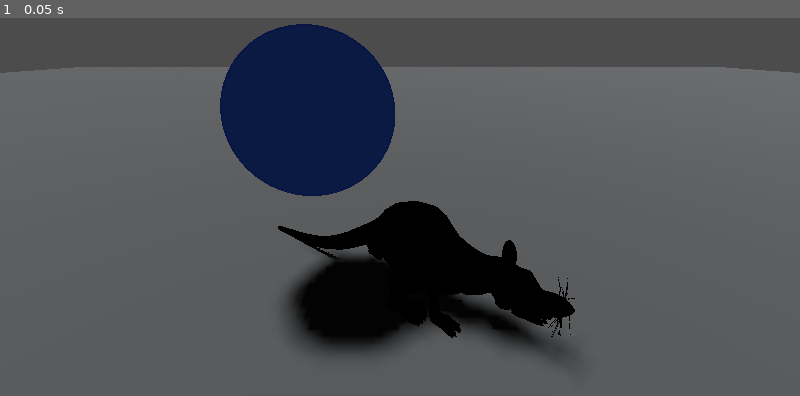
Above: before the commit, frame 1.
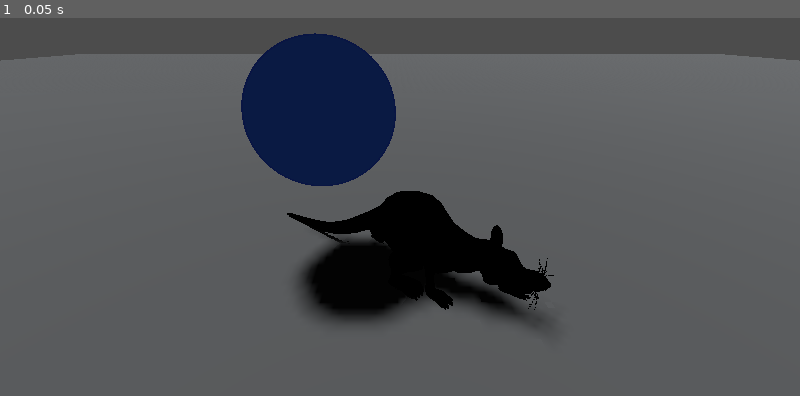
Above: after the commit, the same moment.

Repository: gdquest-demos/godot-shaders
Game: Godot game, scene res://Demos/AdvancedToonDemo.tscn
The game is run twice, just before and just after one commit, with the same random seed, the same clock (stepped at 60 frames per second) and the same inputs. The project has no main scene, so this scene is started directly.
Inputs:
- Up to frame 1 (0.05 s): no input

The runs differ from the first frame. In frame 1, 10% of the frame differs, in the area x 0-100%, y 1-91%.

Commit message:
Add anisotropic specular highlight to toon shader

Diff:
--- a/godot/Demos/AdvancedToonDemo.tscn
+++ b/godot/Demos/AdvancedToonDemo.tscn
@@ -10,75 +10,119 @@
 [ext_resource path="res://Demos/AdvancedToon/specular_rat.gd" type="Script" id=8]
 [ext_resource path="res://assets/Copper_Matcap.png" type="Texture" id=9]
 
-[sub_resource type="World" id=1]
-
-[sub_resource type="SphereMesh" id=2]
-
-[sub_resource type="World" id=3]
-
-[sub_resource type="SpatialMaterial" id=4]
+[sub_resource type="World" id=84]
+
+[sub_resource type="SphereMesh" id=85]
+
+[sub_resource type="World" id=86]
+
+[sub_resource type="SpatialMaterial" id=87]
 albedo_color = Color( 0, 0, 0, 1 )
 roughness = 0.4
 
-[sub_resource type="Environment" id=5]
+[sub_resource type="Environment" id=88]
 glow_levels/4 = true
 glow_levels/6 = true
 glow_blend_mode = 0
 glow_bicubic_upscale = true
 
-[sub_resource type="ShaderMaterial" id=6]
+[sub_resource type="ShaderMaterial" id=89]
 shader = ExtResource( 6 )
 shader_param/thickness = 0.01
 shader_param/outline_color = Color( 0, 0, 0, 1 )
 
-[sub_resource type="Gradient" id=7]
+[sub_resource type="Gradient" id=90]
+offsets = PoolRealArray( 0.42, 0.5, 0.58 )
+colors = PoolColorArray( 0, 0, 0, 1, 1, 1, 1, 1, 0, 0, 0, 1 )
+
+[sub_resource type="GradientTexture" id=91]
+gradient = SubResource( 90 )
+
+[sub_resource type="Gradient" id=92]
+offsets = PoolRealArray( 0.511905, 0.547619 )
+
+[sub_resource type="GradientTexture" id=93]
+gradient = SubResource( 92 )
+
+[sub_resource type="Gradient" id=94]
+offsets = PoolRealArray( 0.327381, 0.535714 )
+
+[sub_resource type="GradientTexture" id=95]
+gradient = SubResource( 94 )
+
+[sub_resource type="Gradient" id=96]
 offsets = PoolRealArray( 0.195122, 0.810976 )
 
-[sub_resource type="GradientTexture" id=8]
-gradient = SubResource( 7 )
-
-[sub_resource type="Gradient" id=9]
+[sub_resource type="GradientTexture" id=97]
+gradient = SubResource( 96 )
+
+[sub_resource type="Gradient" id=98]
 offsets = PoolRealArray( 0.103659, 0.109756 )
 
-[sub_resource type="GradientTexture" id=10]
-gradient = SubResource( 9 )
-
-[sub_resource type="Gradient" id=11]
+[sub_resource type="GradientTexture" id=99]
+gradient = SubResource( 98 )
+
+[sub_resource type="OpenSimplexNoise" id=100]
+seed = 211
+octaves = 9
+period = 8.0
+
+[sub_resource type="NoiseTexture" id=101]
+seamless = true
+noise = SubResource( 100 )
+
+[sub_resource type="Gradient" id=102]
 offsets = PoolRealArray( 0.231707, 0.292683 )
 
-[sub_resource type="GradientTexture" id=12]
-gradient = SubResource( 11 )
-
-[sub_resource type="Gradient" id=13]
+[sub_resource type="GradientTexture" id=103]
+gradient = SubResource( 102 )
+
+[sub_resource type="Gradient" id=104]
 offsets = PoolRealArray( 0.146341, 0.310976 )
 
-[sub_resource type="GradientTexture" id=14]
-gradient = SubResource( 13 )
-
-[sub_resource type="ViewportTexture" id=15]
+[sub_resource type="GradientTexture" id=105]
+gradient = SubResource( 104 )
+
+[sub_resource type="ViewportTexture" id=106]
 flags = 13
 viewport_path = NodePath("LightData/Viewport")
 
-[sub_resource type="Gradient" id=16]
+[sub_resource type="OpenSimplexNoise" id=107]
+seed = 108
+period = 34.1
+
+[sub_resource type="NoiseTexture" id=108]
+seamless = true
+noise = SubResource( 107 )
+
+[sub_resource type="Gradient" id=109]
 offsets = PoolRealArray( 0.469512, 0.5 )
 colors = PoolColorArray( 1, 1, 1, 1, 0, 0, 0, 1 )
 
-[sub_resource type="GradientTexture" id=17]
-gradient = SubResource( 16 )
-
-[sub_resource type="Gradient" id=18]
+[sub_resource type="GradientTexture" id=110]
+gradient = SubResource( 109 )
+
+[sub_resource type="Gradient" id=111]
 offsets = PoolRealArray( 0.0914634, 0.560976 )
 
-[sub_resource type="GradientTexture" id=19]
-gradient = SubResource( 18 )
-
-[sub_resource type="ViewportTexture" id=20]
+[sub_resource type="GradientTexture" id=112]
+gradient = SubResource( 111 )
+
+[sub_resource type="ViewportTexture" id=113]
 flags = 13
 viewport_path = NodePath("SpecularData/Viewport")
 
-[sub_resource type="ShaderMaterial" id=21]
+[sub_resource type="OpenSimplexNoise" id=82]
+seed = 154
+octaves = 9
+period = 8.0
+
+[sub_resource type="NoiseTexture" id=83]
+noise = SubResource( 82 )
+
+[sub_resource type="ShaderMaterial" id=114]
 resource_local_to_scene = true
-next_pass = SubResource( 6 )
+next_pass = SubResource( 89 )
 shader = ExtResource( 3 )
 shader_param/specular_softness = 1.0
 shader_param/specular_size = 0.0
@@ -94,72 +138,80 @@
 shader_param/light_metalness_color = Color( 1, 1, 1, 1 )
 shader_param/metalness_contrast_factor = 1.0
 shader_param/metalness = 0.0
-shader_param/world_camera_position = Vector3( 0, 3.43058, 3.98533 )
-shader_param/light_data = SubResource( 15 )
-shader_param/specular_data = SubResource( 20 )
-shader_param/key_light_ramp = SubResource( 12 )
-shader_param/fill_light_ramp = SubResource( 8 )
-shader_param/kick_light_ramp = SubResource( 14 )
-shader_param/outline_ramp = SubResource( 17 )
-shader_param/soft_specular_ramp = SubResource( 19 )
-shader_param/hard_specular_ramp = SubResource( 10 )
+shader_param/world_camera_position = Vector3( 0, 4.726, 4.133 )
+shader_param/anisotropic_specular_color = Color( 1, 1, 1, 1 )
+shader_param/anisotropic_specular_strength = 0.0
+shader_param/light_data = SubResource( 106 )
+shader_param/specular_data = SubResource( 113 )
+shader_param/key_light_ramp = SubResource( 103 )
+shader_param/fill_light_ramp = SubResource( 97 )
+shader_param/kick_light_ramp = SubResource( 105 )
+shader_param/outline_ramp = SubResource( 110 )
+shader_param/soft_specular_ramp = SubResource( 112 )
+shader_param/hard_specular_ramp = SubResource( 99 )
+shader_param/anisotropic_ramp = SubResource( 91 )
+shader_param/anisotropic_sharpness_ramp = SubResource( 93 )
+shader_param/anisotropic_softness_ramp = SubResource( 95 )
 shader_param/base_color_texture = ExtResource( 4 )
-
-[sub_resource type="ShaderMaterial" id=22]
+shader_param/high_frequency_anisotropic_noise = SubResource( 101 )
+shader_param/low_frequency_anisotropic_noise = SubResource( 108 )
+shader_param/spottiness_anisotropic_noise = SubResource( 83 )
+
+[sub_resource type="ShaderMaterial" id=115]
 shader = ExtResource( 6 )
 shader_param/thickness = 0.02
 shader_param/outline_color = Color( 0.0392157, 0.0862745, 0.266667, 1 )
 
-[sub_resource type="Gradient" id=23]
+[sub_resource type="Gradient" id=116]
 offsets = PoolRealArray( 0.291667, 0.690476 )
 
-[sub_resource type="GradientTexture" id=24]
-gradient = SubResource( 23 )
-
-[sub_resource type="Gradient" id=25]
+[sub_resource type="GradientTexture" id=117]
+gradient = SubResource( 116 )
+
+[sub_resource type="Gradient" id=118]
 offsets = PoolRealArray( 0.166667, 0.178571 )
 
-[sub_resource type="GradientTexture" id=26]
-gradient = SubResource( 25 )
-
-[sub_resource type="Gradient" id=27]
+[sub_resource type="GradientTexture" id=119]
+gradient = SubResource( 118 )
+
+[sub_resource type="Gradient" id=120]
 offsets = PoolRealArray( 0.2, 0.283333 )
 
-[sub_resource type="GradientTexture" id=28]
-gradient = SubResource( 27 )
-
-[sub_resource type="Gradient" id=29]
+[sub_resource type="GradientTexture" id=121]
+gradient = SubResource( 120 )
+
+[sub_resource type="Gradient" id=122]
 offsets = PoolRealArray( 0.214286, 0.291667 )
 
-[sub_resource type="GradientTexture" id=30]
-gradient = SubResource( 29 )
-
-[sub_resource type="ViewportTexture" id=31]
+[sub_resource type="GradientTexture" id=123]
+gradient = SubResource( 122 )
+
+[sub_resource type="ViewportTexture" id=124]
 viewport_path = NodePath("LightData/Viewport")
 
-[sub_resource type="Gradient" id=32]
+[sub_resource type="Gradient" id=125]
 offsets = PoolRealArray( 0.470238, 0.511905 )
 colors = PoolColorArray( 1, 1, 1, 1, 0, 0, 0, 1 )
 
-[sub_resource type="GradientTexture" id=33]
+[sub_resource type="GradientTexture" id=126]
 resource_local_to_scene = true
-gradient = SubResource( 32 )
-
-[sub_resource type="Gradient" id=34]
+gradient = SubResource( 125 )
+
+[sub_resource type="Gradient" id=127]
 offsets = PoolRealArray( 0.0833333, 0.636905 )
 
-[sub_resource type="GradientTexture" id=35]
-gradient = SubResource( 34 )
-
-[sub_resource type="ViewportTexture" id=36]
+[sub_resource type="GradientTexture" id=128]
+gradient = SubResource( 127 )
+
+[sub_resource type="ViewportTexture" id=129]
 viewport_path = NodePath("SpecularData/Viewport")
 
-[sub_resource type="ShaderMaterial" id=37]
+[sub_resource type="ShaderMaterial" id=130]
 resource_local_to_scene = true
-next_pass = SubResource( 22 )
+next_pass = SubResource( 115 )
 shader = ExtResource( 3 )
 shader_param/specular_softness = 0.717
-shader_param/specular_size = 1.01
+shader_param/specular_size = 0.0
 shader_param/specular_color = Color( 0.235294, 0.862745, 0.929412, 1 )
 shader_param/base_color = Color( 0.282353, 0.521569, 0.823529, 1 )
 shader_param/outline_color = Color( 0.0431373, 0.105882, 0.266667, 1 )
@@ -171,22 +223,30 @@
 shader_param/dark_metalness_color = Color( 0.13385, 0.10498, 0.335938, 1 )
 shader_param/light_metalness_color = Color( 0.681976, 0.875986, 0.914063, 1 )
 shader_param/metalness_contrast_factor = 0.4
-shader_param/metalness = 0.379
+shader_param/metalness = 0.0
 shader_param/world_camera_position = Vector3( 0, 3.431, 3.985 )
-shader_param/light_data = SubResource( 31 )
-shader_param/specular_data = SubResource( 36 )
+shader_param/anisotropic_specular_color = Color( 0.345098, 0.823529, 0.847059, 1 )
+shader_param/anisotropic_specular_strength = 1.0
+shader_param/light_data = SubResource( 124 )
+shader_param/specular_data = SubResource( 129 )
 shader_param/metalness_texture = ExtResource( 9 )
-shader_param/key_light_ramp = SubResource( 28 )
-shader_param/fill_light_ramp = SubResource( 24 )
-shader_param/kick_light_ramp = SubResource( 30 )
-shader_param/outline_ramp = SubResource( 33 )
-shader_param/soft_specular_ramp = SubResource( 35 )
-shader_param/hard_specular_ramp = SubResource( 26 )
-
-[sub_resource type="PlaneMesh" id=38]
+shader_param/key_light_ramp = SubResource( 121 )
+shader_param/fill_light_ramp = SubResource( 117 )
+shader_param/kick_light_ramp = SubResource( 123 )
+shader_param/outline_ramp = SubResource( 126 )
+shader_param/soft_specular_ramp = SubResource( 128 )
+shader_param/hard_specular_ramp = SubResource( 119 )
+shader_param/anisotropic_ramp = SubResource( 91 )
+shader_param/anisotropic_sharpness_ramp = SubResource( 93 )
+shader_param/anisotropic_softness_ramp = SubResource( 95 )
+shader_param/high_frequency_anisotropic_noise = SubResource( 101 )
+shader_param/low_frequency_anisotropic_noise = SubResource( 108 )
+shader_param/spottiness_anisotropic_noise = SubResource( 83 )
+
+[sub_resource type="PlaneMesh" id=131]
 size = Vector2( 100, 100 )
 
-[sub_resource type="SpatialMaterial" id=39]
+[sub_resource type="SpatialMaterial" id=132]
 albedo_color = Color( 0.341176, 0.34902, 0.356863, 1 )
 
 [node name="AdvancedToonDemo" type="Spatial"]
@@ -222,17 +282,17 @@
 light_specular = 0.0
 
 [node name="KickLight" type="DirectionalLight" parent="LightData/Viewport"]
-transform = Transform( -0.961075, -0.20508, 0.18514, -0.21394, 0.976416, -0.0289957, -0.174828, -0.0674759, -0.982284, 1.26558, 1.90643, -2.29419 )
+transform = Transform( -0.961075, -0.205081, 0.185141, -0.21394, 0.976416, -0.0289957, -0.174828, -0.067476, -0.982284, 1.26558, 1.90643, -2.29419 )
 light_color = Color( 0, 0, 1, 1 )
 light_specular = 0.0
 
 [node name="Camera" type="Camera" parent="LightData/Viewport"]
-transform = Transform( 1, 0, 0, 0, 0.92941, 0.369049, 0, -0.369049, 0.92941, 0, 3.43058, 3.98533 )
+transform = Transform( 1, 0, 0, 0, 0.913851, 0.40605, 0, -0.40605, 0.913851, 0, 3.69241, 4.41835 )
 current = true
 
 [node name="Sphere" type="MeshInstance" parent="LightData/Viewport"]
 transform = Transform( 1, 0, 0, 0, 1, 0, 0, 0, 1, -1.07549, 2.612, 0 )
-mesh = SubResource( 2 )
+mesh = SubResource( 85 )
 material/0 = null
 
 [node name="SpecularData" type="ViewportContainer" parent="."]
@@ -255,27 +315,27 @@
 [node name="rat" parent="SpecularData/Viewport" instance=ExtResource( 1 )]
 transform = Transform( 0.537255, 0, 0.84342, 0, 1, 0, -0.84342, 0, 0.537255, 0, 0, 0 )
 script = ExtResource( 8 )
-specular_material = SubResource( 4 )
+specular_material = SubResource( 87 )
 
 [node name="KeyLight" type="DirectionalLight" parent="SpecularData/Viewport"]
 transform = Transform( 1, 0, 0, 0, 0.707107, 0.707107, 0, -0.707107, 0.707107, 3.68834, 1.90977, 0.178915 )
 
 [node name="Camera" type="Camera" parent="SpecularData/Viewport"]
-transform = Transform( 1, 0, 0, 0, 0.92941, 0.369049, 0, -0.369049, 0.92941, 0, 3.43058, 3.98533 )
+transform = Transform( 1, 0, 0, 0, 0.913851, 0.40605, 0, -0.40605, 0.913851, 0, 3.69241, 4.41835 )
 current = true
 
 [node name="Sphere" type="MeshInstance" parent="SpecularData/Viewport"]
 transform = Transform( 1, 0, 0, 0, 1, 0, 0, 0, 1, -1.07549, 2.612, 0 )
-mesh = SubResource( 2 )
-material/0 = SubResource( 4 )
+mesh = SubResource( 85 )
+material/0 = SubResource( 87 )
 
 [node name="WorldEnvironment" type="WorldEnvironment" parent="."]
-environment = SubResource( 5 )
+environment = SubResource( 88 )
 
 [node name="rat" parent="." instance=ExtResource( 1 )]
 transform = Transform( 0.537255, 0, 0.84342, 0, 1, 0, -0.84342, 0, 0.537255, 0, 0, 0 )
 script = ExtResource( 2 )
-material = SubResource( 21 )
+material = SubResource( 114 )
 body_texture = ExtResource( 4 )
 head_texture = ExtResource( 5 )
 
@@ -287,8 +347,8 @@
 
 [node name="Sphere" type="MeshInstance" parent="."]
 transform = Transform( 1, 0, 0, 0, 1, 0, 0, 0, 1, -1.07549, 2.612, 0 )
-mesh = SubResource( 2 )
-material/0 = SubResource( 37 )
+mesh = SubResource( 85 )
+material/0 = SubResource( 130 )
 
 [node name="LightRemote" type="RemoteTransform" parent="Sphere"]
 remote_path = NodePath("../../LightData/Viewport/Sphere")
@@ -297,7 +357,7 @@
 remote_path = NodePath("../../SpecularData/Viewport/Sphere")
 
 [node name="Camera" type="Camera" parent="."]
-transform = Transform( 1, 0, 0, 0, 0.92941, 0.369049, 0, -0.369049, 0.92941, 0, 3.43058, 3.98533 )
+transform = Transform( 1, 0, 0, 0, 0.913851, 0.40605, 0, -0.40605, 0.913851, 0, 3.69241, 4.41835 )
 current = true
 
 [node name="LightRemote" type="RemoteTransform" parent="Camera"]
--- a/godot/Shaders/AdvancedToonBase.shader
+++ b/godot/Shaders/AdvancedToonBase.shader
@@ -11,6 +11,9 @@
 uniform sampler2D outline_ramp;
 uniform sampler2D soft_specular_ramp;
 uniform sampler2D hard_specular_ramp;
+uniform sampler2D anisotropic_ramp;
+uniform sampler2D anisotropic_sharpness_ramp;
+uniform sampler2D anisotropic_softness_ramp;
 
 uniform float specular_softness : hint_range(0, 1) = 0.5;
 uniform float specular_size : hint_range(0, 4) = 0.5;
@@ -35,12 +38,20 @@
 
 uniform vec3 world_camera_position;
 
+uniform sampler2D high_frequency_anisotropic_noise;
+uniform sampler2D low_frequency_anisotropic_noise;
+uniform sampler2D spottiness_anisotropic_noise;
+uniform vec4 anisotropic_specular_color : hint_color = vec4(1);
+uniform float anisotropic_specular_strength : hint_range(0, 1) = 0.0;
+
 varying vec3 world_position;
 varying vec3 world_normal;
+varying vec3 down_camera_angle;
 
 void vertex() {
 	world_position = VERTEX;
 	world_normal = NORMAL;
+	down_camera_angle = (vec4(0, -1, 0, 1) * CAMERA_MATRIX).xyz;
 }
 
 void fragment() {
@@ -86,6 +97,31 @@
 	//Additive mix kick light
 	out_color += kick_light_value * kick_light_color.rgb;
 
+	//Anisotropic specular
+	float anisotropic_angle = down_camera_angle.z * 0.3;
+	float high_anisotropic_noise_value = texture(high_frequency_anisotropic_noise, vec2(UV.x)).r;
+	high_anisotropic_noise_value = (high_anisotropic_noise_value - 0.5) * 0.2;
+
+	float low_anisotropic_noise_value = texture(low_frequency_anisotropic_noise, vec2(UV.x)).r;
+	low_anisotropic_noise_value = (low_anisotropic_noise_value - 0.5) * 0.2;
+
+	float anisotropic_specular_hotspot = texture(soft_specular_ramp, vec2(specular * 12.0, 0)).r;
+
+	float spottiness_anisotropic_noise_value = texture(spottiness_anisotropic_noise, vec2(UV.x)).r;
+	spottiness_anisotropic_noise_value = (spottiness_anisotropic_noise_value - 0.5) * 5.0 + 0.85;
+
+	float anisotropic_uv = UV.y + high_anisotropic_noise_value + low_anisotropic_noise_value - anisotropic_angle;
+
+	float anisotropic_value = (texture(anisotropic_ramp, vec2(anisotropic_uv, 0)).rgb * spottiness_anisotropic_noise_value * anisotropic_specular_hotspot).r;
+	anisotropic_value = texture(anisotropic_sharpness_ramp, vec2(anisotropic_value, 0.0)).r;
+
+	float soft_anisotropic_value = (texture(anisotropic_softness_ramp, vec2(anisotropic_uv, 0)).rgb * spottiness_anisotropic_noise_value * anisotropic_specular_hotspot).r;
+
+	anisotropic_value = mix(anisotropic_value, soft_anisotropic_value, 0.04);
+	vec3 anisotropic_color = mix(vec3(0), anisotropic_specular_color.rgb, anisotropic_value);
+
+	out_color = out_color + (anisotropic_color *  anisotropic_specular_strength);
+
 	//Outline
 	float fresnel_factor = (outline_size) - dot(normalize(VIEW), NORMAL);
 	float outline_factor = pow(fresnel_factor, diffuse.r * pow(2.0, 8.0));
Not shown: 4 places in godot/Demos/AdvancedToonDemo.tscn that only renumber resources
